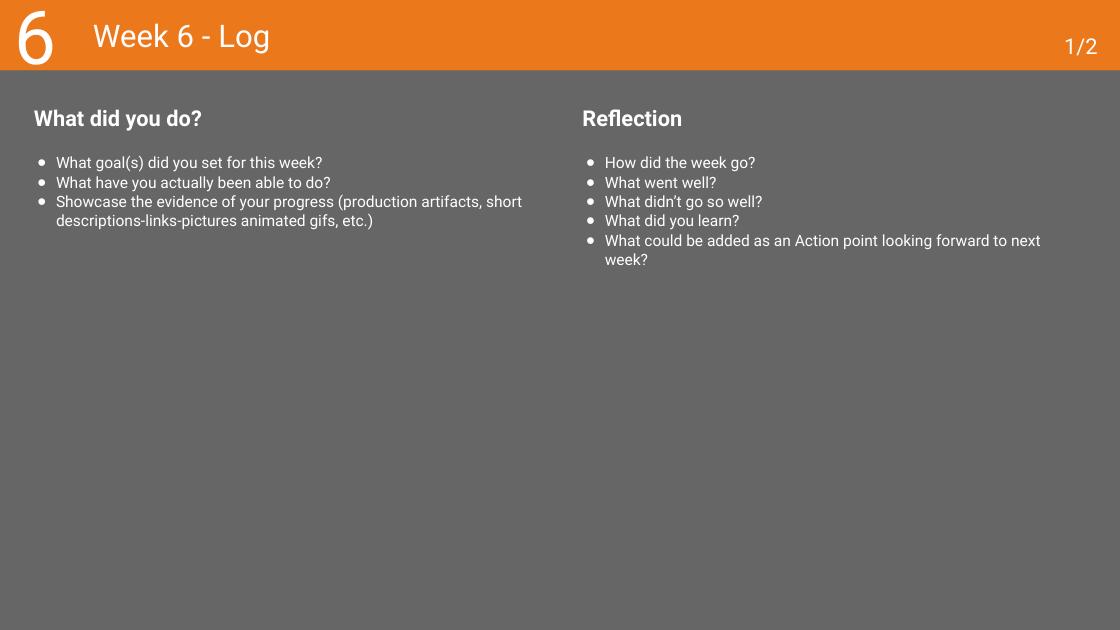
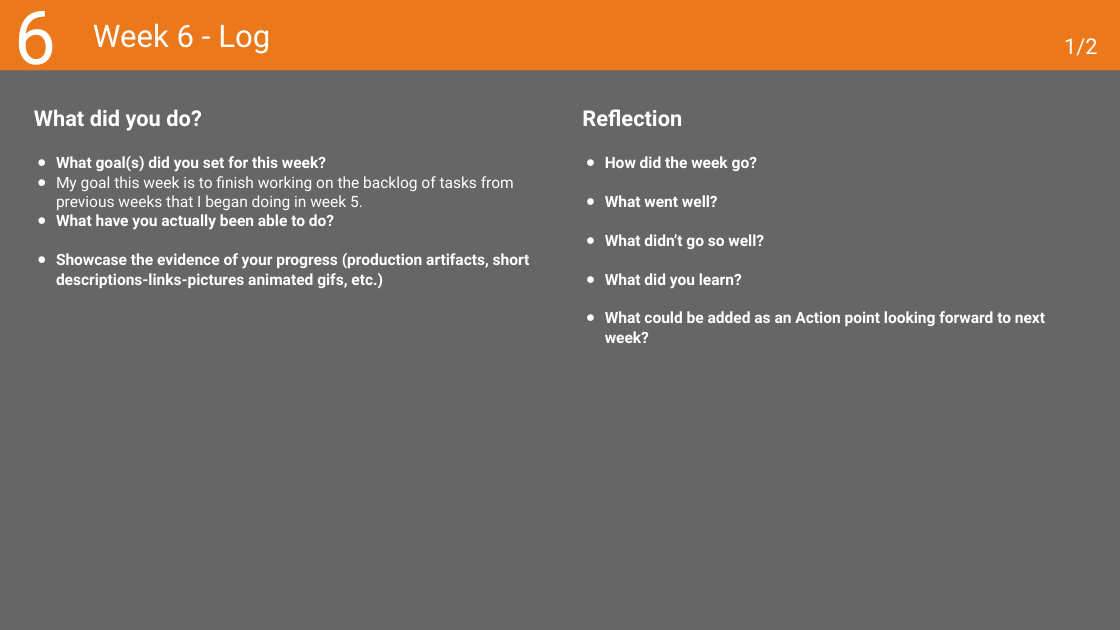
Before and after one commit to MaksBurchard240894/HFG7, a slide deck: slide 19 of Deliverables/Learning Log - Y1B-2024-25_ADSAI.pptx. Drawn at 1120x630 pixels with LibreOffice and Linux fonts; fonts in the diff are those of the drawing. Boxes give left, top, right and bottom in pixels: in the first picture for what was removed or moved away, otherwise in the second. Text is boxed around its words. In the diff, an @@ line names an element or a change of style, - is before the commit and + after.

Commit message:
Week 7 start & organizing

```diff
--- a/Deliverables/Learning Log - Y1B-2024-25_ADSAI.pptx
+++ b/Deliverables/Learning Log - Y1B-2024-25_ADSAI.pptx
@@ text "How did the week go?" at bbox=[605, 156, 1045, 343]: bold on @@
@@ text at bbox=[56, 176, 514, 210]: paragraph added @@
+● My goal this week is to finish working on the backlog of tasks from previous weeks that I began doing in week 5.
@@ text at bbox=[56, 156, 530, 288]: bold on in "What goal(s) did you set for this ...", "What have you actually been able to ...", "Showcase the evidence of your progress (production ..." @@
```
Also in this commit, not shown: 1 other slide changed, 41 other files.
